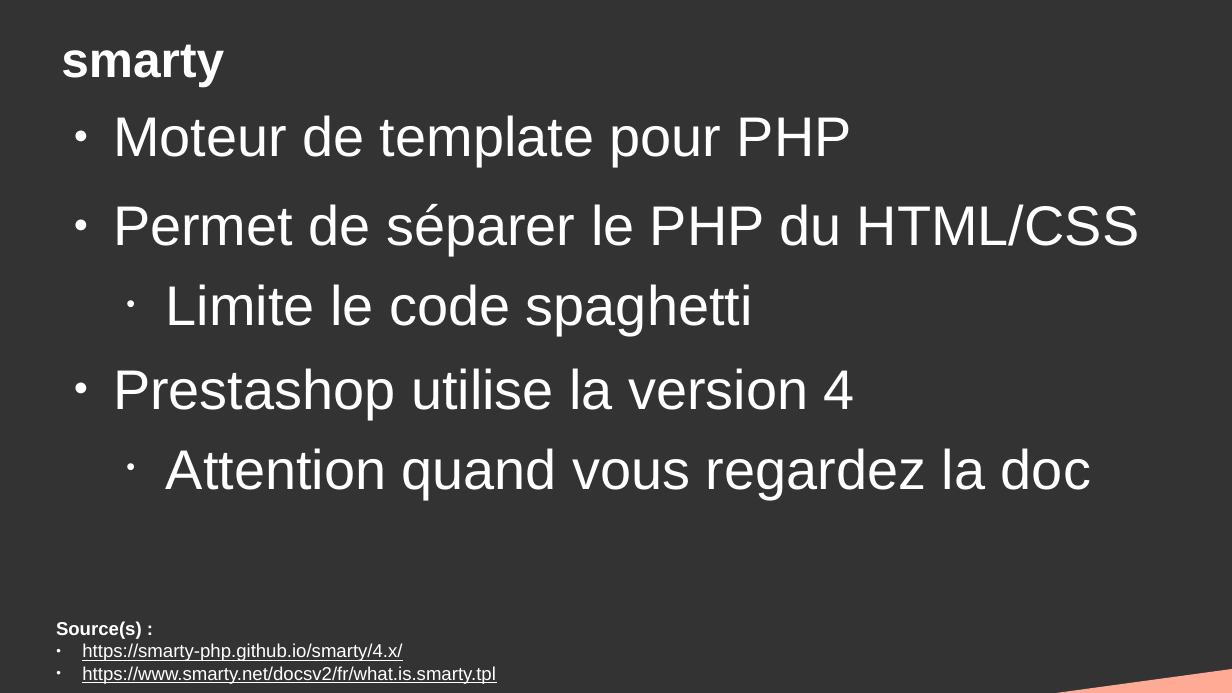
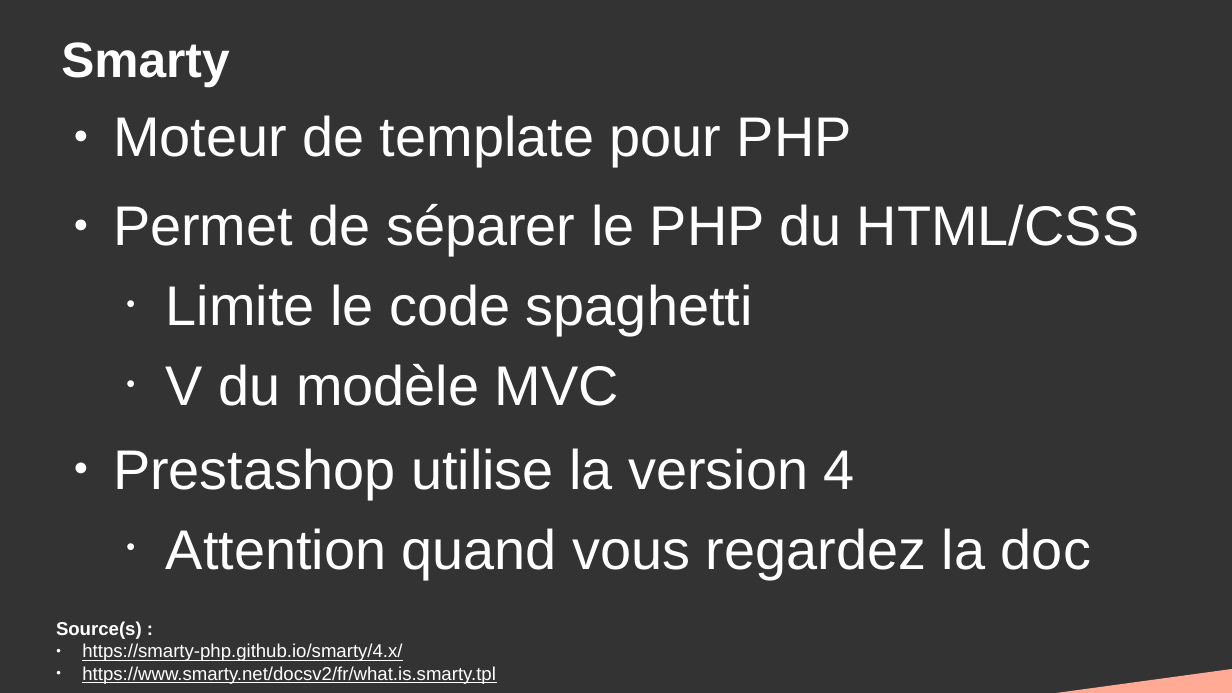
Before and after one commit to DanYellow/cours, a slide deck: slide 12 of gestion-de-contenus-spécialisee-s4/travaux-pratiques/numero-1/presentation.odp (slide 11 before the commit). Drawn at 1232x693 pixels with LibreOffice and Linux fonts; fonts in the diff are those of the drawing. Boxes give left, top, right and bottom in pixels: in the first picture for what was removed or moved away, otherwise in the second. Text is boxed around its words. In the diff, an @@ line names an element or a change of style, - is before the commit and + after.

```diff
--- a/gestion-de-contenus-spécialisee-s4/travaux-pratiques/numero-1/presentation.odp
+++ b/gestion-de-contenus-spécialisee-s4/travaux-pratiques/numero-1/presentation.odp
@@ title at (61,42,229,86): text changed @@
-smarty
+Smarty
@@ text at (166,364,619,406): paragraph added @@
+  • V du modèle MVC
```
Also in this commit, not shown: 5 other slides changed, 6 slides added, 1 slide removed, 7 other files.
